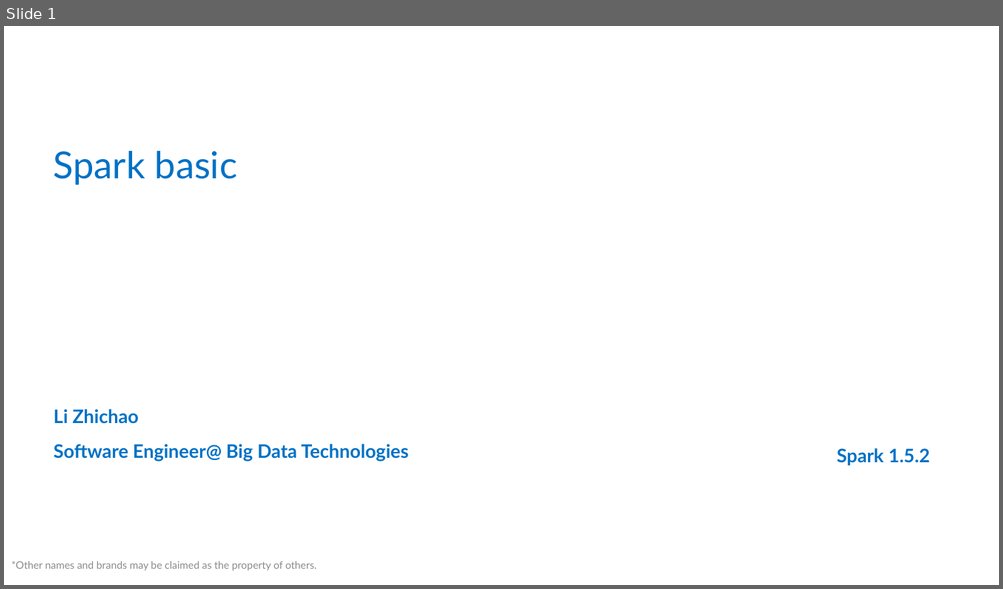
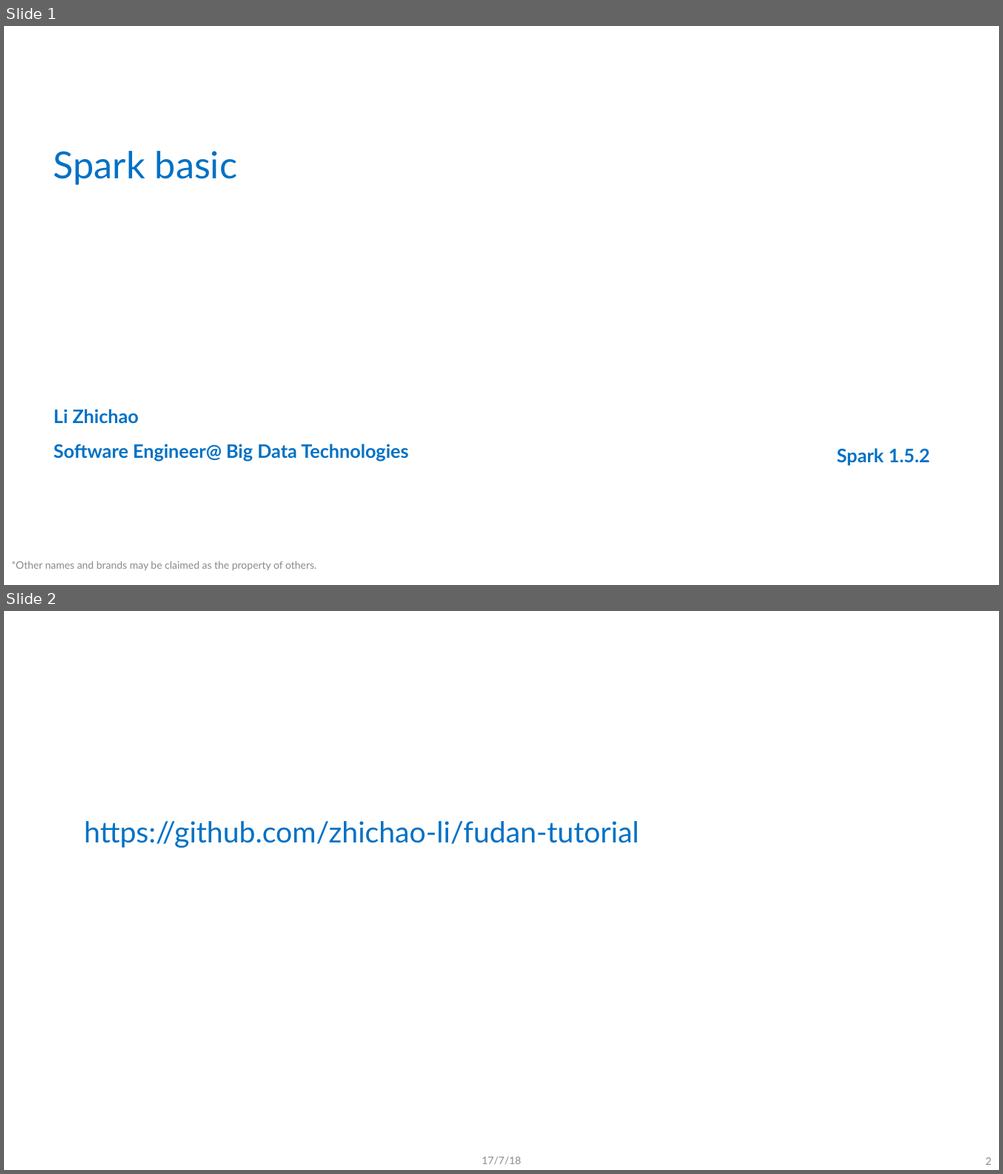
Before and after one commit to zhichao-li/fudan-tutorial, a slide deck: spark-basic-sql.pptx. Shown one above the other, each under a label of ours: slide 1 before the commit, slides 1 and 2 after it. The pictures are 1003x589 and 1003x1174 pixels, drawn with LibreOffice and Linux fonts; fonts in the diff are those of the drawing; background and template pictures are left out. Boxes give left, top, right and bottom in pixels: in the first picture for what was removed or moved away, otherwise in the second. Text is boxed around its words. In the diff, an @@ line names an element or a change of style, - is before the commit and + after.

```diff
--- a/spark-basic-sql.pptx
+++ b/spark-basic-sql.pptx
@@ slide 2 added at bbox=[4, 611, 999, 1170], background #FFFFFF @@
@@ title added at bbox=[84, 821, 639, 848], 28 pt, text #0071C5 @@
+https://github.com/zhichao-li/fudan-tutorial
@@ text added at bbox=[481, 1157, 521, 1165], 10 pt, text #8C8C8C @@
+17/7/18
@@ page number added at bbox=[985, 1158, 991, 1165], 10 pt, text #8C8C8C @@
+2
```
Also in this commit, not shown: 1 slide changed, 1 other slide added.
